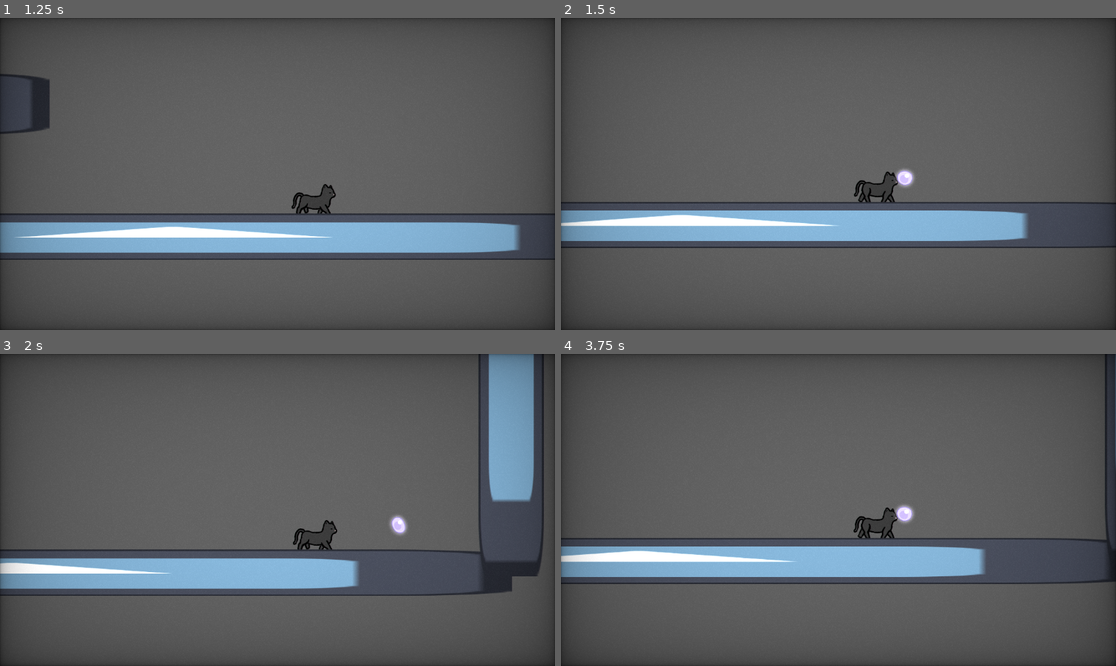
Above: before the commit, frames 1-4 (two rows, left to right).
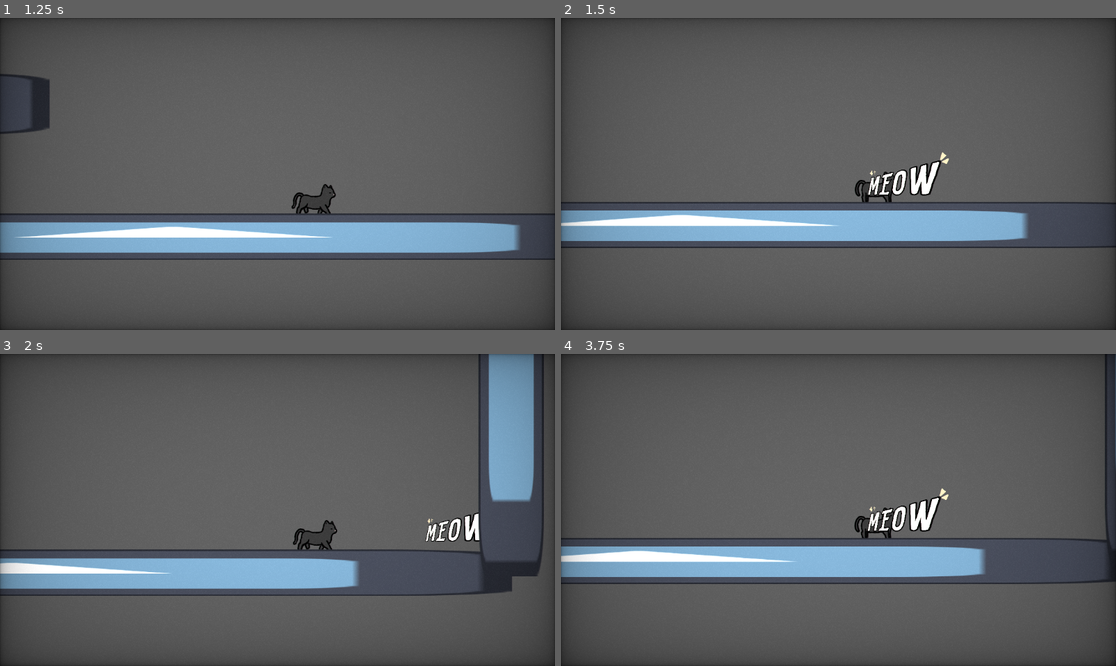
Above: after the commit, the same moments.

Repository: fuzzlea/5-Day-Game-Challenge
Game: Godot game, scene res://Scenes/Test/test.tscn
Same seed, same stepped clock (60 frames per second), same inputs: the game is played once before the commit and once after it. The engine's default icon, where the game draws it, is replaced by a stand-in: a white triangle on a blue panel in a dark square.
Inputs:
- Up to frame 1 (1.25 s): hold D (Player-MoveRight) from 0.53 s (still down); tap K (Player-Mele) at 0.6 s; tap Space (Player-Jump) at 0.77 s
- Up to frame 2 (1.5 s): keep holding D (Player-MoveRight); tap J (Player-Range) at 1.35 s
- Up to frame 3 (2 s): keep holding D (Player-MoveRight); tap Space (Player-Jump) at 1.52 s
- Up to frame 4 (3.75 s): release D (Player-MoveRight) at 2.03 s; hold A (Player-MoveLeft) 2.03-2.78 s; tap H (Player-Roll) at 2.1 s; hold D (Player-MoveRight) from 2.78 s (still down); tap K (Player-Mele) at 2.85 s; tap Space (Player-Jump) at 3.02 s; tap J (Player-Range) at 3.6 s

Frame 1 is identical in both runs. In frame 2, 1.0% of the frame differs, in the area x 52-70%, y 42-60%; in frame 3, 0.7%; in frame 4, 1.0%.

Commit message:
Meow Bullet

Diff:
--- a/Scenes/Player/Bullets/Meow.tscn
+++ b/Scenes/Player/Bullets/Meow.tscn
@@ -1,93 +1,49 @@
-[gd_scene load_steps=16 format=3 uid="uid://ditdwkog7fedr"]
+[gd_scene load_steps=9 format=3 uid="uid://ditdwkog7fedr"]
 
-[ext_resource type="Script" uid="uid://14bxicw7aj38" path="res://Scripts/Player/Bullets/Regular.gd" id="1_7b6ax"]
-[ext_resource type="Texture2D" uid="uid://wp2s1ggu7813" path="res://Assets/Bullets/CupheadLobber.png" id="2_h1wc6"]
+[ext_resource type="Script" uid="uid://b1xh36ga33rmh" path="res://Scripts/Player/Bullets/Meow.gd" id="1_7b6ax"]
+[ext_resource type="Texture2D" uid="uid://dienl2rmxndte" path="res://Assets/Bullet Spritesheet.png" id="2_7b6ax"]
 
 [sub_resource type="RectangleShape2D" id="RectangleShape2D_msbh5"]
-size = Vector2(44, 46)
+size = Vector2(92, 46)
 
-[sub_resource type="AtlasTexture" id="AtlasTexture_n52w5"]
-atlas = ExtResource("2_h1wc6")
-region = Rect2(4, 29, 70, 69)
+[sub_resource type="AtlasTexture" id="AtlasTexture_7b6ax"]
+atlas = ExtResource("2_7b6ax")
+region = Rect2(2103, 313, 705, 382)
 
-[sub_resource type="AtlasTexture" id="AtlasTexture_sofrc"]
-atlas = ExtResource("2_h1wc6")
-region = Rect2(81, 29, 70, 69)
+[sub_resource type="AtlasTexture" id="AtlasTexture_73u0x"]
+atlas = ExtResource("2_7b6ax")
+region = Rect2(2103, 695, 705, 382)
 
-[sub_resource type="AtlasTexture" id="AtlasTexture_ngr4f"]
-atlas = ExtResource("2_h1wc6")
-region = Rect2(158, 29, 70, 69)
+[sub_resource type="AtlasTexture" id="AtlasTexture_h1wc6"]
+atlas = ExtResource("2_7b6ax")
+region = Rect2(693, 313, 705, 382)
 
-[sub_resource type="AtlasTexture" id="AtlasTexture_abeh8"]
-atlas = ExtResource("2_h1wc6")
-region = Rect2(235, 29, 70, 69)
-
-[sub_resource type="AtlasTexture" id="AtlasTexture_un7cw"]
-atlas = ExtResource("2_h1wc6")
-region = Rect2(312, 29, 70, 69)
-
-[sub_resource type="AtlasTexture" id="AtlasTexture_3salj"]
-atlas = ExtResource("2_h1wc6")
-region = Rect2(389, 29, 70, 69)
-
-[sub_resource type="AtlasTexture" id="AtlasTexture_yj4xx"]
-atlas = ExtResource("2_h1wc6")
-region = Rect2(466, 29, 70, 69)
-
-[sub_resource type="AtlasTexture" id="AtlasTexture_viqok"]
-atlas = ExtResource("2_h1wc6")
-region = Rect2(543, 29, 70, 69)
-
-[sub_resource type="AtlasTexture" id="AtlasTexture_w7ebc"]
-atlas = ExtResource("2_h1wc6")
-region = Rect2(620, 29, 70, 69)
-
-[sub_resource type="AtlasTexture" id="AtlasTexture_v3d46"]
-atlas = ExtResource("2_h1wc6")
-region = Rect2(697, 29, 70, 69)
-
-[sub_resource type="AtlasTexture" id="AtlasTexture_5xrsr"]
-atlas = ExtResource("2_h1wc6")
-region = Rect2(774, 29, 70, 69)
+[sub_resource type="AtlasTexture" id="AtlasTexture_yfxll"]
+atlas = ExtResource("2_7b6ax")
+region = Rect2(1398, 313, 705, 382)
 
 [sub_resource type="SpriteFrames" id="SpriteFrames_6rn5w"]
 animations = [{
 "frames": [{
 "duration": 1.0,
-"texture": SubResource("AtlasTexture_n52w5")
+"texture": SubResource("AtlasTexture_7b6ax")
 }, {
 "duration": 1.0,
-"texture": SubResource("AtlasTexture_sofrc")
+"texture": SubResource("AtlasTexture_73u0x")
+}],
+"loop": true,
+"name": &"left",
+"speed": 5.0
+}, {
+"frames": [{
+"duration": 1.0,
+"texture": SubResource("AtlasTexture_h1wc6")
 }, {
 "duration": 1.0,
-"texture": SubResource("AtlasTexture_ngr4f")
-}, {
-"duration": 1.0,
-"texture": SubResource("AtlasTexture_abeh8")
-}, {
-"duration": 1.0,
-"texture": SubResource("AtlasTexture_un7cw")
-}, {
-"duration": 1.0,
-"texture": SubResource("AtlasTexture_3salj")
-}, {
-"duration": 1.0,
-"texture": SubResource("AtlasTexture_yj4xx")
-}, {
-"duration": 1.0,
-"texture": SubResource("AtlasTexture_viqok")
-}, {
-"duration": 1.0,
-"texture": SubResource("AtlasTexture_w7ebc")
-}, {
-"duration": 1.0,
-"texture": SubResource("AtlasTexture_v3d46")
-}, {
-"duration": 1.0,
-"texture": SubResource("AtlasTexture_5xrsr")
+"texture": SubResource("AtlasTexture_yfxll")
 }],
 "loop": true,
-"name": &"default",
+"name": &"right",
 "speed": 10.0
 }]
 
@@ -102,5 +58,7 @@
 debug_color = Color(0.782999, 0.364722, 0.618411, 0.42)
 
 [node name="AnimatedSprite2D" type="AnimatedSprite2D" parent="."]
+position = Vector2(0, -8)
+scale = Vector2(0.157068, 0.157068)
 sprite_frames = SubResource("SpriteFrames_6rn5w")
-frame_progress = 0.766806
+animation = &"left"
--- a/Scenes/Player/Bullets/Test.tscn
+++ b/Scenes/Player/Bullets/Test.tscn
@@ -1,6 +1,6 @@
 [gd_scene load_steps=16 format=3 uid="uid://b80vqncg3hwou"]
 
-[ext_resource type="Script" uid="uid://14bxicw7aj38" path="res://Scripts/Player/Bullets/Regular.gd" id="1_a755n"]
+[ext_resource type="Script" uid="uid://14bxicw7aj38" path="res://Scripts/Player/Bullets/Test.gd" id="1_a755n"]
 [ext_resource type="Texture2D" uid="uid://wp2s1ggu7813" path="res://Assets/Bullets/CupheadLobber.png" id="2_6vyal"]
 
 [sub_resource type="RectangleShape2D" id="RectangleShape2D_msbh5"]
--- a/Scenes/Player/Player.tscn
+++ b/Scenes/Player/Player.tscn
@@ -74,7 +74,7 @@
 "texture": SubResource("AtlasTexture_spxdj")
 }],
 "loop": true,
-"name": &"attack_mele",
+"name": &"attack_ranged",
 "speed": 5.0
 }, {
 "frames": [{
@@ -144,8 +144,7 @@
 
 [node name="AnimatedSprite2D" type="AnimatedSprite2D" parent="."]
 sprite_frames = SubResource("SpriteFrames_4wape")
-animation = &"attack_mele"
-frame_progress = 0.775173
+animation = &"attack_ranged"
 
 [node name="Sprite2D" type="Sprite2D" parent="."]
 visible = false
--- a/Scripts/Player/Bullets/Regular.gd
+++ b/Scripts/Player/Bullets/Meow.gd
@@ -5,9 +5,11 @@
 @export var Speed : float = 15.0
 @export var Damage : float = 10.0
 @export var Dir : float = 1.0
-@export var Decay : float = 2.0
+@export var Decay : float = 5.0
 
 @onready var DamageScene : PackedScene = preload("res://Scenes/Components/DamageComponent.tscn")
+
+var speed_increase : float = 0.0
 
 func create(from, where : Vector2, dir : float):
 
@@ -26,11 +28,18 @@
 
 	newDamage.init(from, Bullet, Damage)
 
-	$AnimatedSprite2D.play()
+	scale = Vector2(0,0)
+	get_tree().create_tween().set_ease(Tween.EASE_OUT).set_trans(Tween.TRANS_BACK).tween_property(self, "scale", Vector2(2,2), 0.2)
+
+	if dir > 0:
+		$AnimatedSprite2D.animation = "right"
+	else:
+		$AnimatedSprite2D.animation = "left"
 
 func _physics_process(delta: float) -> void:
 
+	speed_increase += delta
 	if Decay <= 0: queue_free()
 
-	position += Vector2(Speed * Dir, sin(randf_range(-10,10)) )
+	position += Vector2(Speed * (Dir + (speed_increase * Dir)), sin(randf_range(-10,10)) * randf_range(-0.25,3) )
 	Decay -= delta
--- /dev/null
+++ b/Scripts/Player/Bullets/Test.gd
@@ -0,0 +1,35 @@
+extends StaticBody2D
+
+var Sender
+@export var Speed : float = 15.0
+@export var Damage : float = 10.0
+@export var Dir : float = 1.0
+@export var Decay : float = 2.0
+
+@onready var DamageScene : PackedScene = preload("res://Scenes/Components/DamageComponent.tscn")
+
+func create(from, where : Vector2, dir : float):
+
+	if not DamageScene.can_instantiate(): return
+
+	position = where
+
+	Sender = from
+	Dir = dir
+
+	var newDamage : DamageComponent = DamageScene.instantiate()
+	var newCollisionShape : CollisionShape2D = $CollisionShape2D.duplicate()
+
+	newDamage.add_child(newCollisionShape)
+	add_child(newDamage)
+
+	newDamage.init(from, Bullet, Damage)
+
+	$AnimatedSprite2D.play()
+
+func _physics_process(delta: float) -> void:
+
+	if Decay <= 0: queue_free()
+
+	position += Vector2(Speed * Dir, sin(randf_range(-10,10)) )
+	Decay -= delta
--- a/Scripts/Player/Player.gd
+++ b/Scripts/Player/Player.gd
@@ -36,7 +36,7 @@
 @export var MeleDamage: float = 10.0
 @export var MeleDamageRadius: float = 100.0
 @export var RangedDamage: float = 5.0
-@export var RangedBullet: String = "Test"
+@export var RangedBullet: String = "Meow"
 
 @export_subgroup("Components")
 @export var c_BodyComponent: BodyComponent
@@ -315,7 +315,8 @@
 		"jump",
 		"idle",
 		"run",
-		"roll"
+		"roll",
+		"attack_ranged"
 
 	] #temp
 
Not shown, added: Assets/Bullet Spritesheet.png.import
Not shown, added: Scripts/Player/Bullets/Meow.gd.uid
Renamed: Scripts/Player/Bullets/Regular.gd.uid -> Scripts/Player/Bullets/Test.gd.uid
